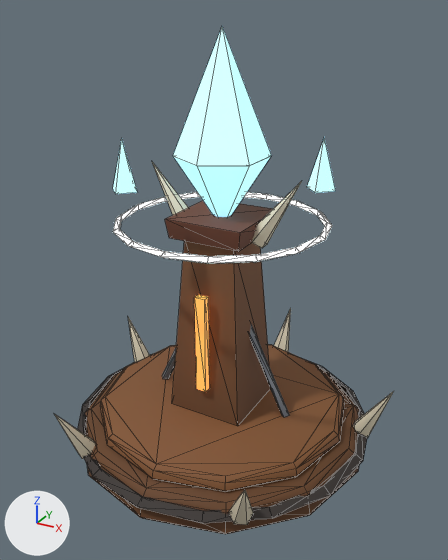
A saved change to the glTF model assets/3d/tours/horde-8.glb.
Both versions are drawn from a 50 mm camera at (0.737, -1.332, 1.154) aimed at (0.009, -0.007, 0.491). Every picture has the same lights, and +X, +Y and +Z are marked at lower left. The first picture is the older version. Mesh edges are drawn as thin lines. Where no turn or scale is listed for an object, it has been applied to the vertices. Vertices at exactly the same position are counted once.

Names of what the first picture shows: 'Cristal_lueur', 'Eclats_lueur', 'Givre', 'Rune', 'horde_8_peint'.
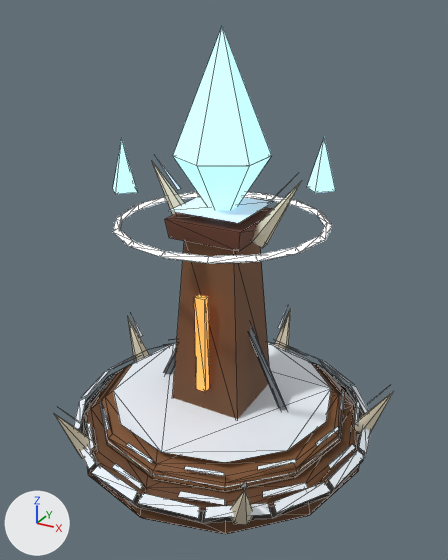
Where the change shows, as pixel boxes [x1, y1, x2, y2] in the pictures (448 x 560 px):
'horde_8_peint', reshaped: before [54, 162, 394, 534]; after [54, 157, 394, 534]
part 1 of me_cercle, added: after [59, 308, 388, 518]
part 2 of me_cercle, added: after [156, 157, 275, 223]

Edits to the bpy script that builds the scene:
```text
Change me_cercle:
    used by ob_horde_8_peint; location = (0.0, 0.0, 0.055)
    verts and faces of me_cercle; kept vertices keep their numbers, new ones are numbered from 225
    remove me_cercle.from_pydata(...)  # 225 vertices, 398 faces; spans x -0.451..0.455, y -0.426..0.477, z -0.055..0.73
    add me_cercle.from_pydata(...)  # 438 vertices, 509 faces; spans x -0.451..0.455, y -0.431..0.477, z -0.055..0.747
    me_cercle part 1
    199 vertices are added at x -0.439..0.444, y -0.431..0.467, z 0.02..0.161
    105 new faces join them
    me_cercle part 2
    add verts[249] = (0.099, 0.099, 0.636)  # pixel (273, 201)
    add verts[250] = (-0.099, 0.099, 0.636)
    add verts[251] = (-0.099, -0.099, 0.636)  # pixel (168, 210)
    add verts[252] = (0.099, -0.099, 0.636)  # pixel (238, 223)
    add verts[253] = (0.066, 0.066, 0.586)
    add verts[254] = (-0.066, 0.066, 0.586)
    add verts[255] = (-0.066, -0.066, 0.586)
    add verts[256] = (0.066, -0.066, 0.586)
    add verts[369] = (-0.128, 0.008, 0.664)  # pixel (181, 188)
    add verts[370] = (-0.203, 0.0, 0.747)
    add verts[371] = (-0.128, -0.008, 0.664)  # pixel (177, 190)
    add verts[372] = (0.128, -0.008, 0.664)  # pixel (267, 203)
    add verts[373] = (0.203, 0.0, 0.747)
    add verts[374] = (0.128, 0.008, 0.664)  # pixel (270, 202)
    add faces += [(249, 250, 251), (249, 251, 252), (253, 254, 255), (253, 255, 256), (369, 370, 371), (372, 373, 374)]
```
